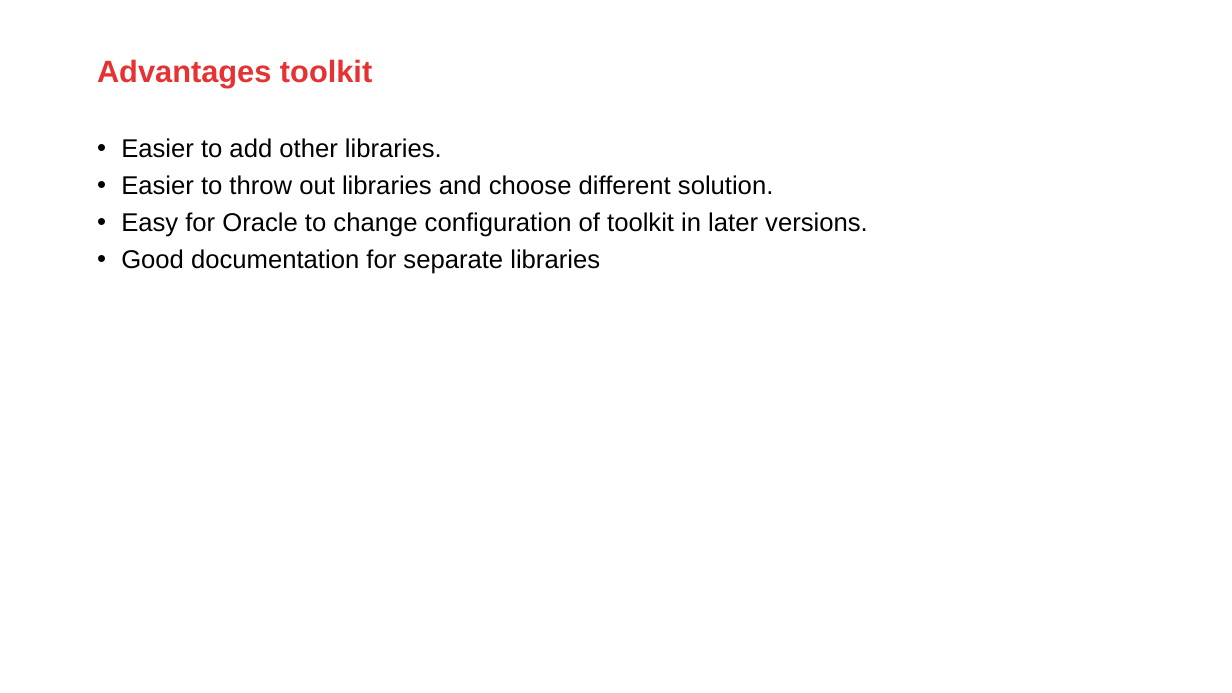
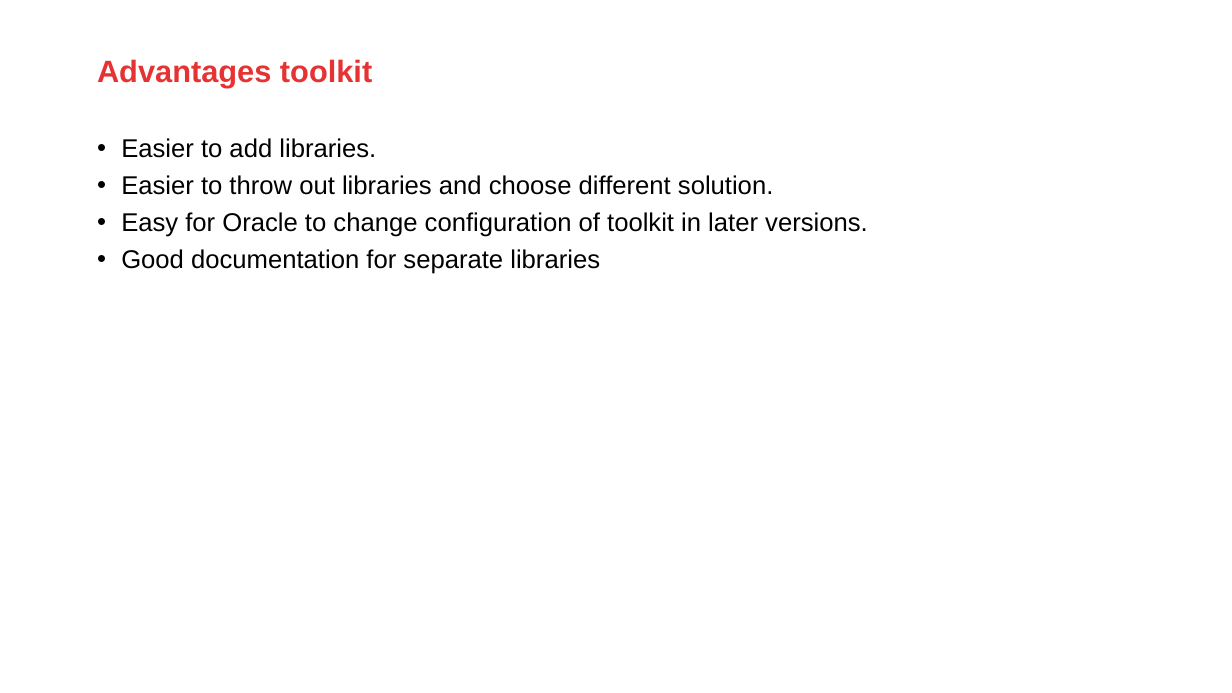
Before and after one commit to jeroenRX/AmisJetTraining, a slide deck: slide 5 of presentation overview.pptx. Drawn at 1232x693 pixels with LibreOffice and Linux fonts; fonts in the diff are those of the drawing; background and template pictures are left out. Boxes give left, top, right and bottom in pixels: in the first picture for what was removed or moved away, otherwise in the second. Text is boxed around its words. In the diff, an @@ line names an element or a change of style, - is before the commit and + after.

```diff
--- a/presentation overview.pptx
+++ b/presentation overview.pptx
@@ text at (121, 138, 376, 158): text changed @@
-• Easier to add other libraries.
+• Easier to add libraries.
```
Also in this commit, not shown: 75 other slides changed, 28 slides added, 3 slides removed.
